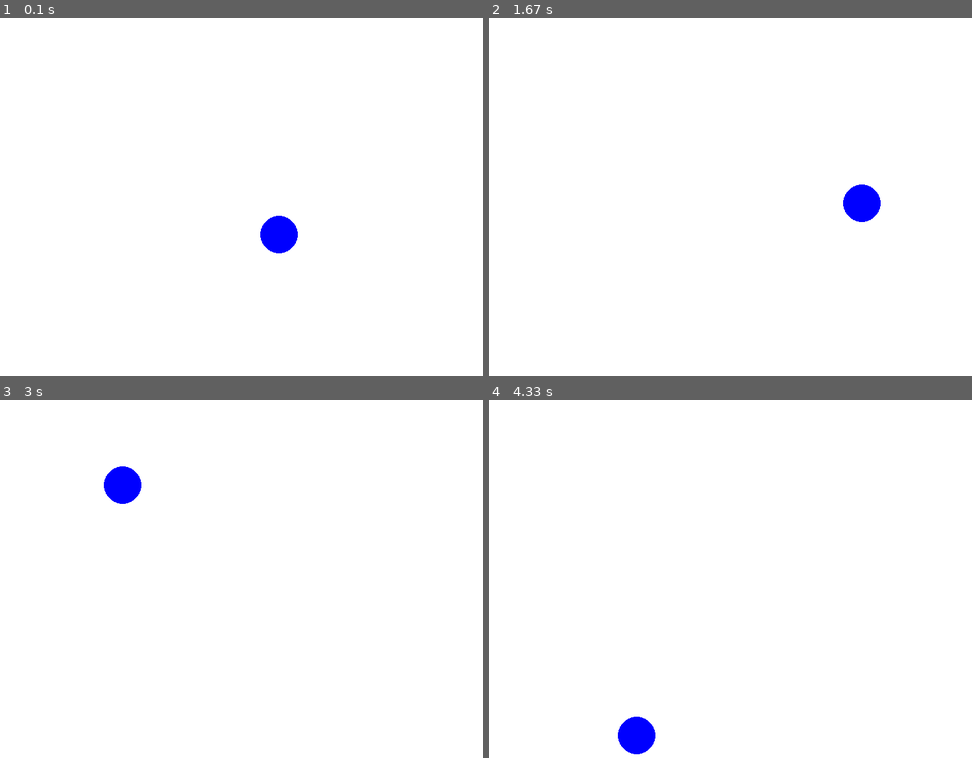
Above: before the commit, frames 1-4 (two rows, left to right).
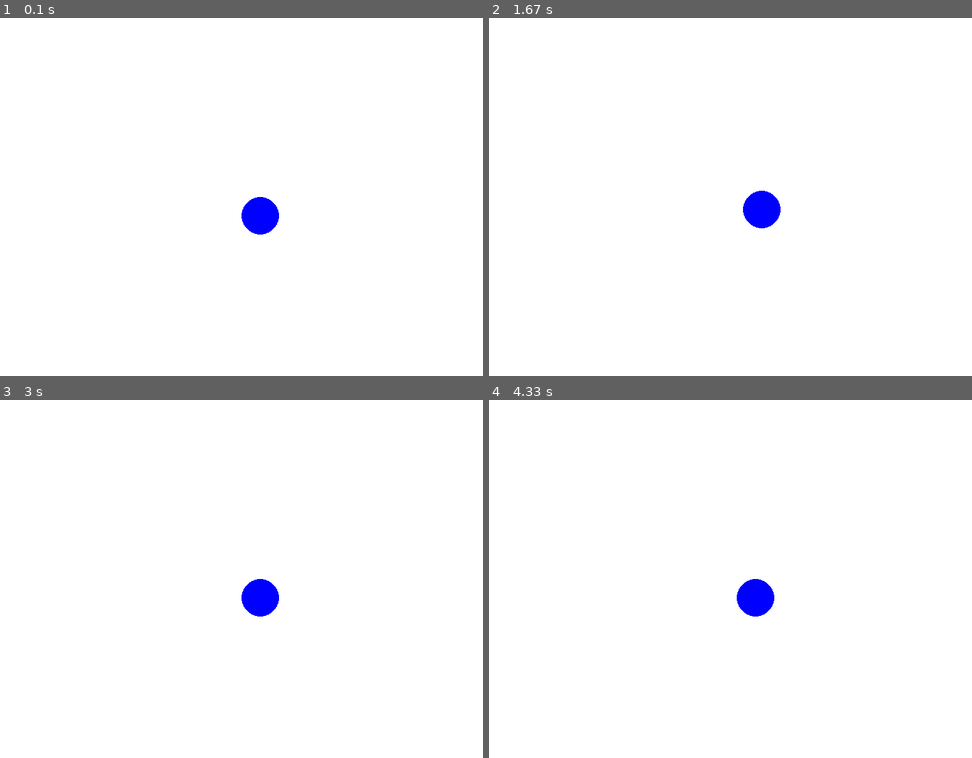
Above: after the commit, the same moments.

Repository: mgax/cs4hs-pygame
Game: pygame game, started from game2014.py
The game is run twice, just before and just after one commit, with the same random seed, the same clock (stepped at 60 frames per second) and the same inputs.
Inputs:
- Up to frame 1 (0.1 s): no input
- Up to frame 2 (1.67 s): hold Right 0.33-0.8 s; hold Up 0.83-1.13 s; hold Right 1.17-1.63 s
- Up to frame 3 (3 s): hold Left 1.67-2.2 s; hold Down 2.23-2.53 s; hold Left 2.57-2.97 s
- Up to frame 4 (4.33 s): hold Up 3-3.37 s; hold Right 3.4-4.03 s; hold Down from 4.07 s (still down)

The runs differ from the first frame. In frame 1, 1.0% of the frame differs, in the area x 50-62%, y 50-66%; in frame 2, 1.3%, in the area x 52-82%, y 46-59%; in frame 3, 1.3%; in frame 4, 1.3%.

Commit message:
move on keystroke

Diff:
--- a/game2014.py
+++ b/game2014.py
@@ -4,8 +4,8 @@
 def main():
     R = 30
     x = 0
-    vx = 10
-    vy = 10
+    vx = 0
+    vy = 0
     world = pygame.Rect((0, 0), (800, 600))
     ball = pygame.Rect(world.center, (2*R, 2*R))
 
@@ -17,6 +17,15 @@
             if event.type == pygame.KEYDOWN:
                 if event.key == pygame.K_ESCAPE:
                     return
+
+                if event.key == pygame.K_DOWN:
+                    ball.move_ip(0, 10)
+                if event.key == pygame.K_UP:
+                    ball.move_ip(0, -10)
+                if event.key == pygame.K_RIGHT:
+                    ball.move_ip(10, 0)
+                if event.key == pygame.K_LEFT:
+                    ball.move_ip(-10, 0)
 
         ball.move_ip(vx, vy)
         ball.clamp_ip(world)
